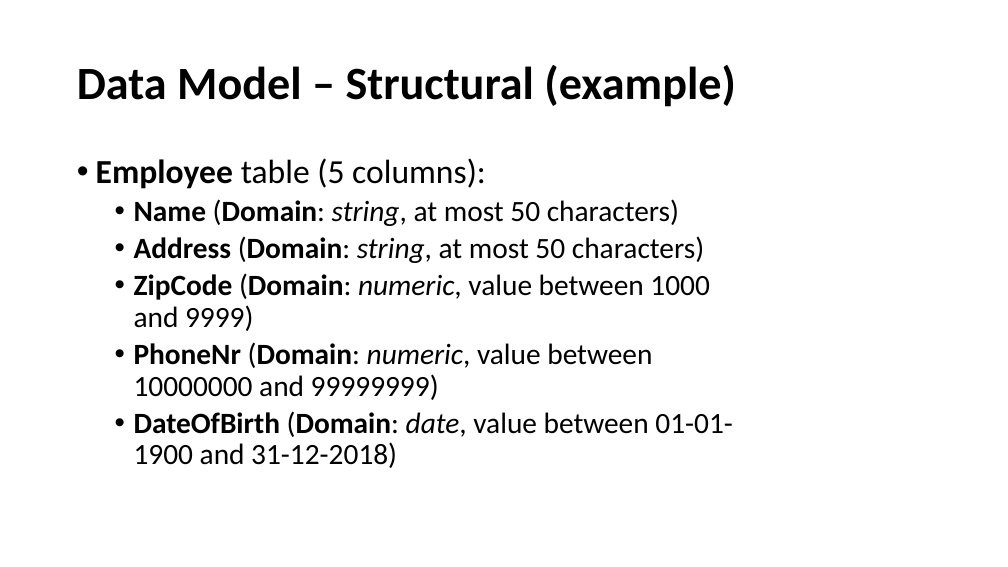
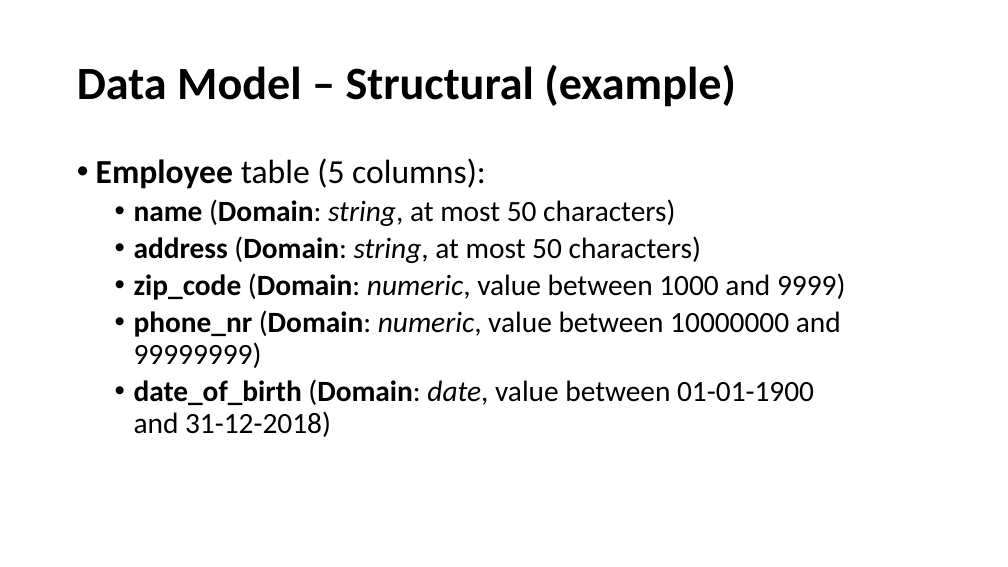
Before and after one commit to perl-easj/OOProg, a slide deck: slide 16 of Chap/DB/Presentations/DBRelationalModel.pptx. Drawn at 1008x567 pixels with LibreOffice and Linux fonts; fonts in the diff are those of the drawing. Boxes give left, top, right and bottom in pixels: in the first picture for what was removed or moved away, otherwise in the second. Text is boxed around its words. In the diff, an @@ line names an element or a change of style, - is before the commit and + after.

```diff
--- a/Chap/DB/Presentations/DBRelationalModel.pptx
+++ b/Chap/DB/Presentations/DBRelationalModel.pptx
@@ text at box(134, 199, 845, 437): text changed @@
-  • Name (Domain: string, at most 50 characters)
-  • Address (Domain: string, at most 50 characters)
-  • ZipCode (Domain: numeric, value between 1000 and 9999)
-  • PhoneNr (Domain: numeric, value between 10000000 and 99999999)
-  • DateOfBirth (Domain: date, value between 01-01-1900 and 31-12-2018)
+  • name (Domain: string, at most 50 characters)
+  • address (Domain: string, at most 50 characters)
+  • zip_code (Domain: numeric, value between 1000 and 9999)
+  • phone_nr (Domain: numeric, value between 10000000 and 99999999)
+  • date_of_birth (Domain: date, value between 01-01-1900 and 31-12-2018)
```
Also in this commit, not shown: 26 other slides changed, 10 other files.
